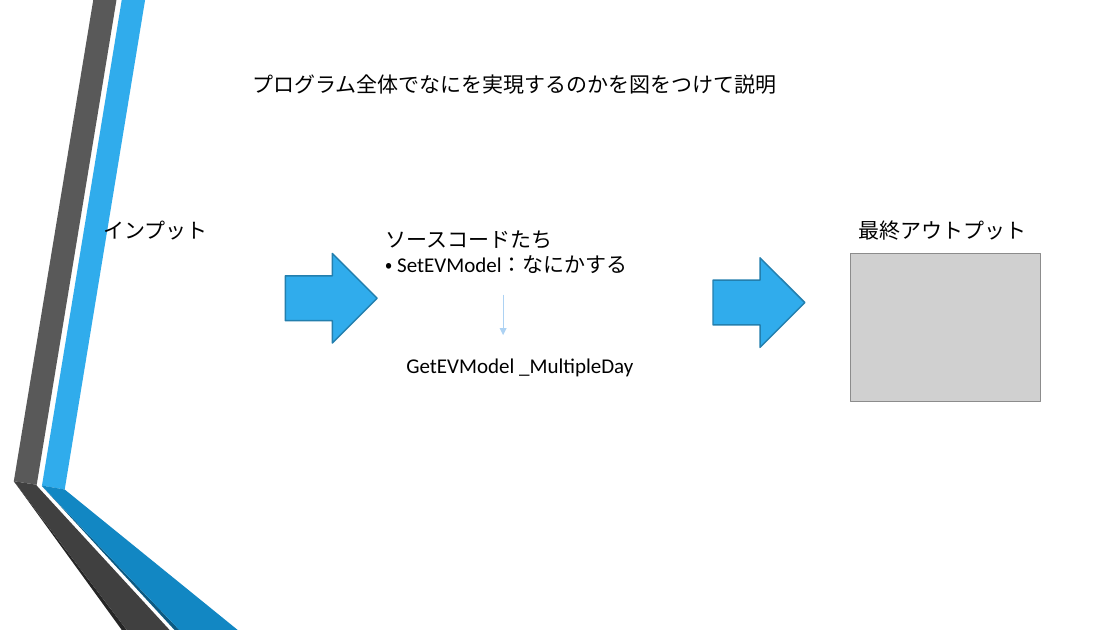
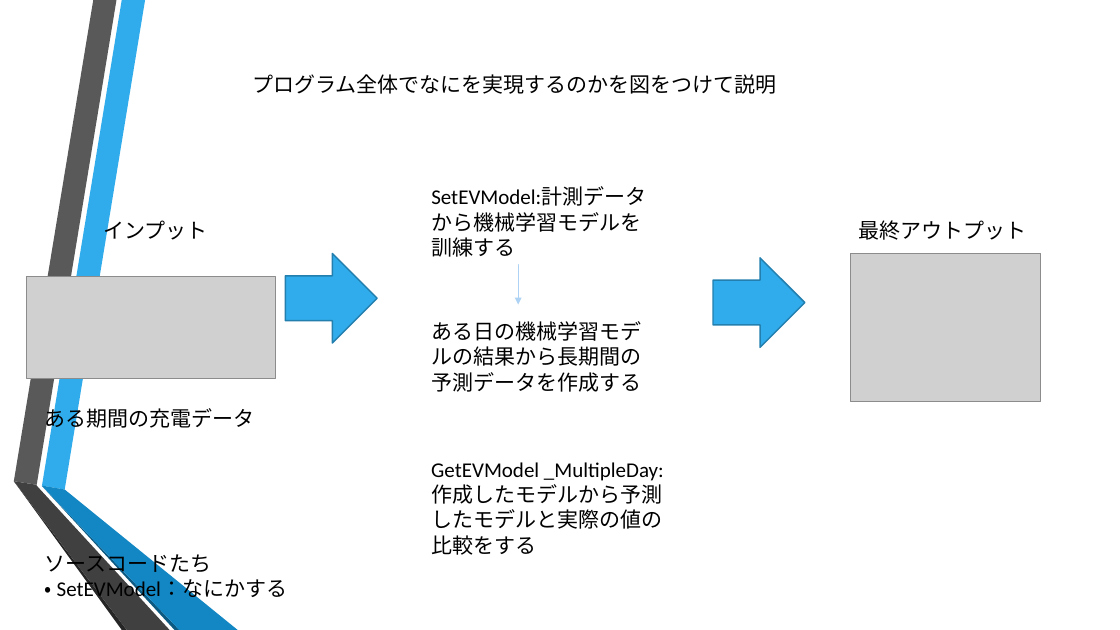
Before and after one commit to daisukekodaira/Probabilistic-Forecasting-Model-for-Non-normally-Distributed-EV-Charging-Demand, a slide deck: slide 3 of 2. Documents/EV Forecasting Model document.pptx. Drawn at 1120x630 pixels with LibreOffice and Linux fonts; fonts in the diff are those of the drawing; grey boxes stand for pictures; background and template pictures are left out. Boxes give left, top, right and bottom in pixels: in the first picture for what was removed or moved away, otherwise in the second. Text is boxed around its words. In the diff, an @@ line names an element or a change of style, - is before the commit and + after.

```diff
--- a/2. Documents/EV Forecasting Model document.pptx
+++ b/2. Documents/EV Forecasting Model document.pptx
@@ text added at <box>431,187,646,257</box>, 18 pt, text #000000 @@
+SetEVModel:計測データから機械学習モデルを訓練する
@@ arrow moved from (503, 295) - (503, 335) to (518, 265) - (518, 305) @@
@@ picture added at <box>27,276,276,379</box> @@
@@ text added at <box>431,321,641,392</box>, 18 pt, text #000000 @@
+ある日の機械学習モデルの結果から長期間の予測データを作成する
@@ text added at <box>45,406,255,432</box>, 18 pt, text #000000 @@
+ある期間の充電データ
@@ text at <box>431,462,664,555</box>: text changed @@
-GetEVModel _MultipleDay
+GetEVModel _MultipleDay:作成したモデルから予測したモデルと実際の値の比較をする
@@ text "ソースコードたち" rewrapped from <box>385,230,628,273</box> to <box>45,550,288,603</box> @@
```
Also in this commit, not shown: 6 other slides changed, 1 slide removed.
